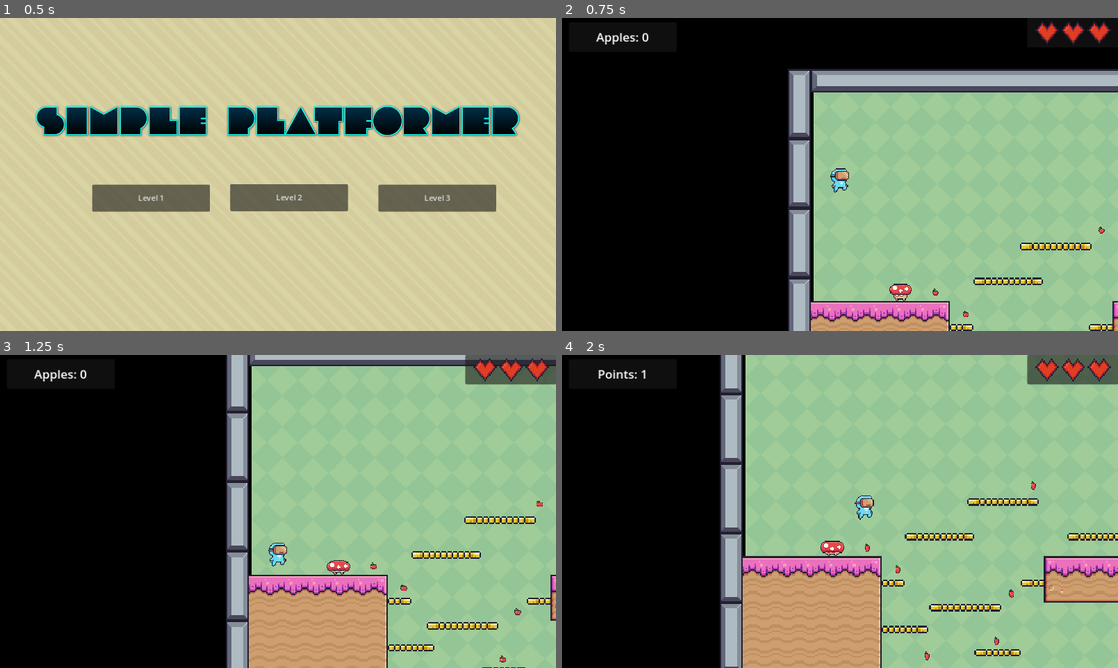
Above: before the commit, frames 1-4 (two rows, left to right).
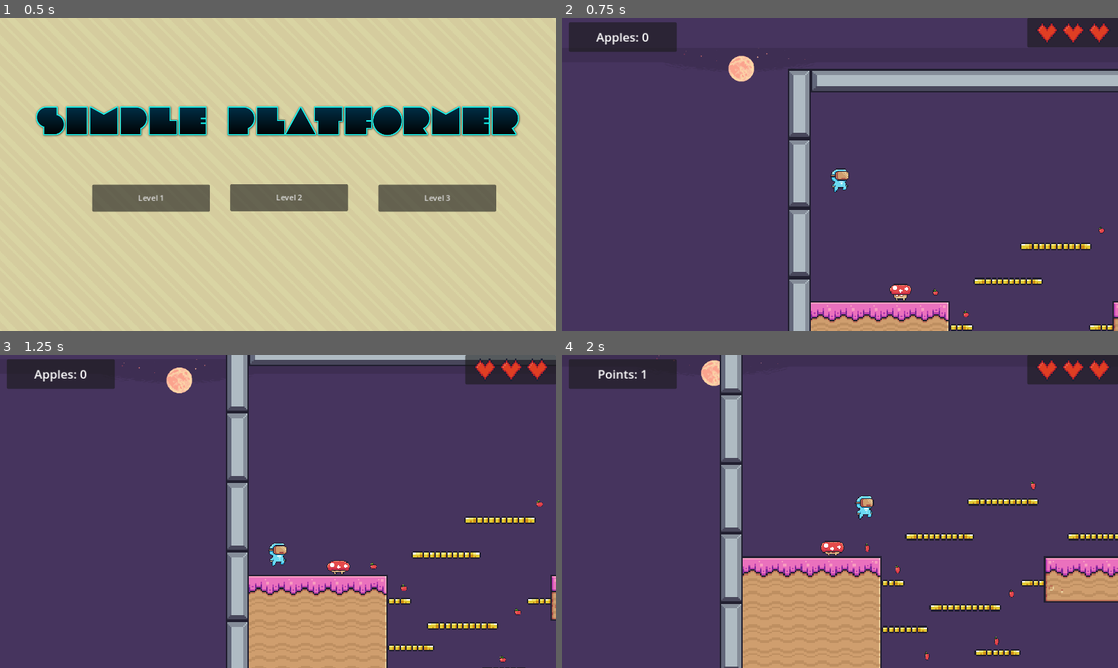
Above: after the commit, the same moments.

Repository: spageektti/simple-platformer-godot
Game: Godot game, scene res://scenes/menu/main_menu.tscn
Same seed, same stepped clock (60 frames per second), same inputs: the game is played once before the commit and once after it.
Inputs:
- Up to frame 1 (0.5 s): no input
- Up to frame 2 (0.75 s): click "Level 2" at 0.5 s
- Up to frame 3 (1.25 s): no input
- Up to frame 4 (2 s): hold D (right) from 1.28 s (still down); tap Space (up) at 1.52 s

Frame 1 is identical in both runs. In frame 2, 88% of the frame differs, in the area x 0-100%, y 0-100%; in frame 3, 84%; in frame 4, 82%.

Commit message:
Start making bg

Diff:
--- a/scenes/levels/level2.tscn
+++ b/scenes/levels/level2.tscn
@@ -14,6 +14,7 @@
 [ext_resource type="PackedScene" uid="uid://cn23b1p2ut1vd" path="res://scenes/objects/items/collectable.tscn" id="9_8xbkt"]
 [ext_resource type="Texture2D" uid="uid://c6tbk8xp0vorn" path="res://assets/paused.png" id="9_unr0n"]
 [ext_resource type="PackedScene" uid="uid://dfc1pgj3xjeqk" path="res://scenes/objects/characters/mushroom.tscn" id="14_3v4pv"]
+[ext_resource type="Texture2D" uid="uid://bjhg46g3s1845" path="res://assets/backgrounds/mountains/sky.png" id="15_d23ct"]
 
 [sub_resource type="TileSetAtlasSource" id="TileSetAtlasSource_poheg"]
 texture = ExtResource("2_a8p68")
@@ -621,6 +622,7 @@
 [node name="Node" type="Node"]
 
 [node name="TextureRect" type="TextureRect" parent="."]
+visible = false
 texture_filter = 1
 offset_left = 1.0
 offset_top = -2.0
@@ -959,5 +961,17 @@
 [node name="mushroom5" parent="." instance=ExtResource("14_3v4pv")]
 position = Vector2(2285, 105)
 
+[node name="ParallaxBackground" type="ParallaxBackground" parent="."]
+
+[node name="ParallaxLayer" type="ParallaxLayer" parent="ParallaxBackground"]
+motion_scale = Vector2(0.4, 0.4)
+motion_mirroring = Vector2(2048, 2048)
+
+[node name="Sprite2D" type="Sprite2D" parent="ParallaxBackground/ParallaxLayer"]
+texture = ExtResource("15_d23ct")
+centered = false
+region_enabled = true
+region_rect = Rect2(0, 0, 2048, 2048)
+
 [connection signal="pressed" from="UI/Pause/Panel/VBoxContainer/Resume" to="UI/Pause" method="_on_resume_pressed"]
 [connection signal="pressed" from="UI/Pause/Panel/VBoxContainer/MainMenu" to="UI/Pause" method="_on_main_menu_pressed"]
Binary file added: assets/backgrounds/mountains/far-clouds.png
Not shown, added: assets/backgrounds/mountains/far-clouds.png.import
Binary file added: assets/backgrounds/mountains/far-mountains.png
Not shown, added: assets/backgrounds/mountains/far-mountains.png.import
Binary file added: assets/backgrounds/mountains/mountains.png
Not shown, added: assets/backgrounds/mountains/mountains.png.import
Binary file added: assets/backgrounds/mountains/near-clouds.png
Not shown, added: assets/backgrounds/mountains/near-clouds.png.import
Binary file added: assets/backgrounds/mountains/sky.png
Not shown, added: assets/backgrounds/mountains/sky.png.import
Binary file added: assets/backgrounds/mountains/trees.png
Not shown, added: assets/backgrounds/mountains/trees.png.import
(and 1 more such lines)
